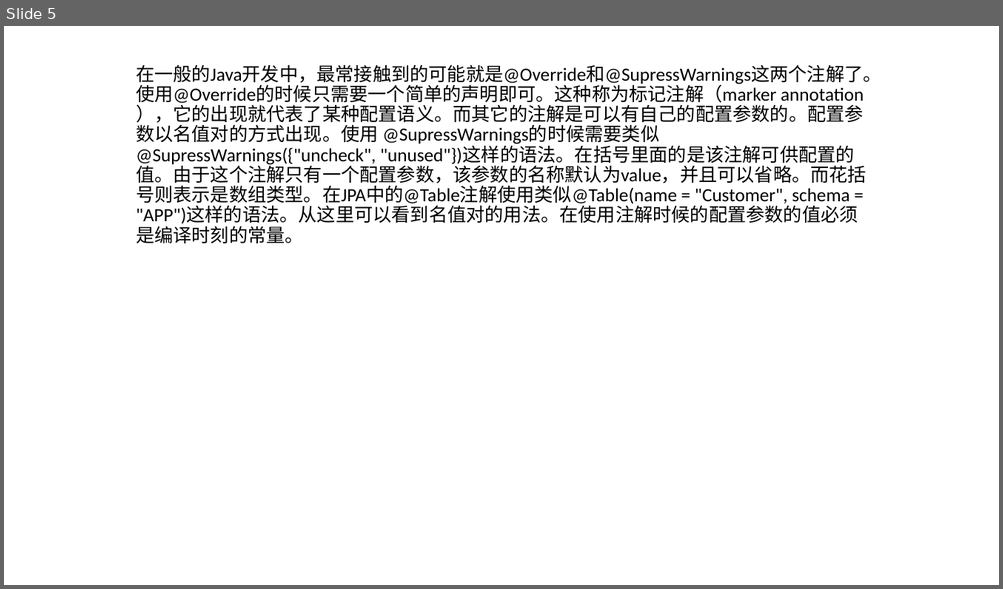
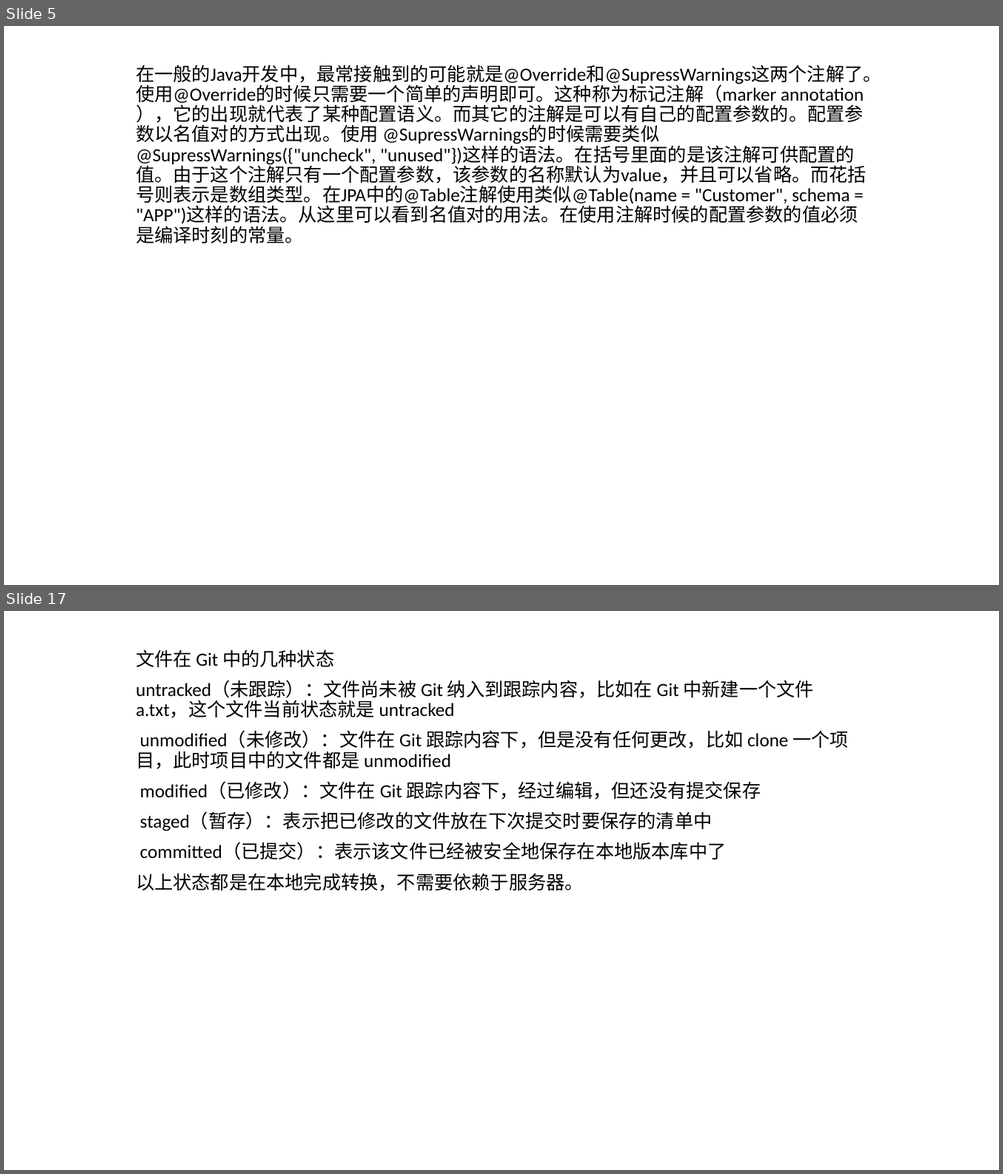
Before and after one commit to qianjinpeixun/RestSample, a slide deck: RestSample/java-docs/java2a/java-advance-section-8-注解.pptx. Shown one above the other, each under a label of ours: slide 5 before the commit, slides 5 and 17 after it; the slides between them are not shown. The pictures are 1003x589 and 1003x1174 pixels, drawn with LibreOffice and Linux fonts; fonts in the diff are those of the drawing. Boxes give left, top, right and bottom in pixels: in the first picture for what was removed or moved away, otherwise in the second. Text is boxed around its words. In the diff, an @@ line names an element or a change of style, - is before the commit and + after.

```diff
--- a/RestSample/java-docs/java2a/java-advance-section-8-注解.pptx
+++ b/RestSample/java-docs/java2a/java-advance-section-8-注解.pptx
@@ slide 17 added at (4,611,999,1170), background #FFFFFF @@
@@ subtitle added at (136,649,848,891), 18 pt, text #000000 @@
+文件在 Git 中的几种状态
+untracked（未跟踪）：文件尚未被 Git 纳入到跟踪内容，比如在 Git 中新建一个文件 a.txt，这个文件当前状态就是 untracked
+unmodified（未修改）：文件在 Git 跟踪内容下，但是没有任何更改，比如 clone 一个项目，此时项目中的文件都是 unmodified
+modified（已修改）：文件在 Git 跟踪内容下，经过编辑，但还没有提交保存
+staged（暂存）：表示把已修改的文件放在下次提交时要保存的清单中
+committed（已提交）：表示该文件已经被安全地保存在本地版本库中了
+以上状态都是在本地完成转换，不需要依赖于服务器。
```
Also in this commit, not shown: 1 slide changed, 21 other slides added, 6 slides removed, 24 other files.
